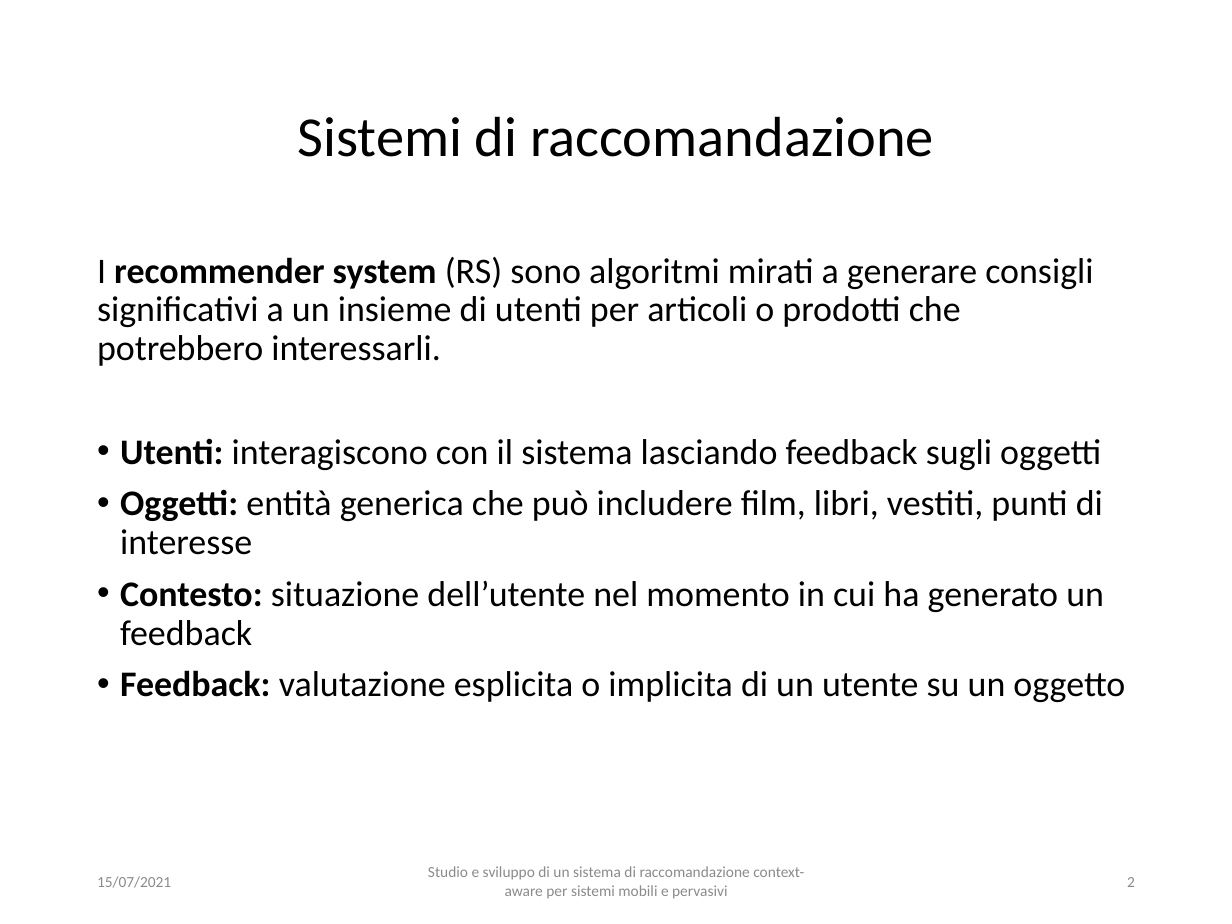
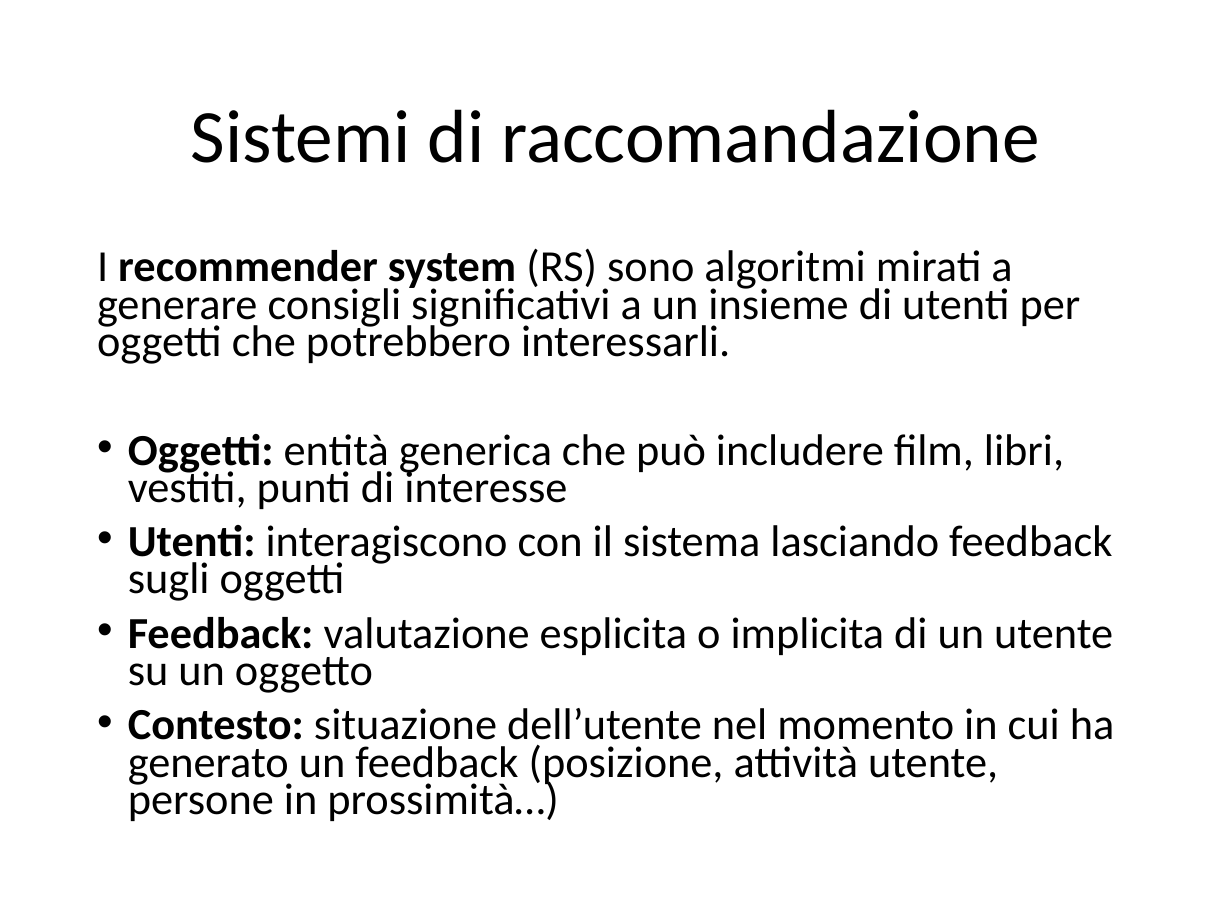
Before and after one commit to CriptHunter/tesi, a slide deck: slide 2 of presentazione/presentazione.pptx. Drawn at 1232x924 pixels with LibreOffice and Linux fonts; fonts in the diff are those of the drawing. Boxes give left, top, right and bottom in pixels: in the first picture for what was removed or moved away, otherwise in the second. Text is boxed around its words. In the diff, an @@ line names an element or a change of style, - is before the commit and + after.

```diff
--- a/presentazione/presentazione.pptx
+++ b/presentazione/presentazione.pptx
@@ title "Sistemi di raccomandazione" at (191, 109, 1039, 163): size 33 to 44 pt @@
@@ text at (97, 248, 1081, 509): text changed; size 21 to 25.9 pt @@
-I recommender system (RS) sono algoritmi mirati a generare consigli significativi a un insieme di utenti per articoli o prodotti che potrebbero interessarli.
+I recommender system (RS) sono algoritmi mirati a generare consigli significativi a un insieme di utenti per oggetti che potrebbero interessarli.
+• Oggetti: entità generica che può includere film, libri, vestiti, punti di interesse
@@ text at (120, 489, 1104, 646): paragraphs removed @@
-• Oggetti: entità generica che può includere film, libri, vestiti, punti di interesse
-• Contesto: situazione dell’utente nel momento in cui ha generato un feedback
@@ text at (128, 525, 1113, 693): size 21 to 25.9 pt in "Utenti: interagiscono con il sistema lasciando feedback ...", "Feedback: valutazione esplicita o implicita di un ..."; indent changed; line spacing 0.9 to 0.7; more space between paragraphs @@
@@ text at (128, 708, 1115, 821): paragraph added @@
+• Contesto: situazione dell’utente nel momento in cui ha generato un feedback (posizione, attività utente, persone in prossimità…)
@@ text removed at (428, 866, 804, 899) @@
-Studio e sviluppo di un sistema di raccomandazione context-aware per sistemi mobili e pervasivi
@@ text removed at (97, 876, 171, 888) @@
-15/07/2021
@@ page number removed at (1127, 877, 1135, 887) @@
-2
```
Also in this commit, not shown: 6 other slides changed, 5 slides added, 4 slides removed, 8 other files.
